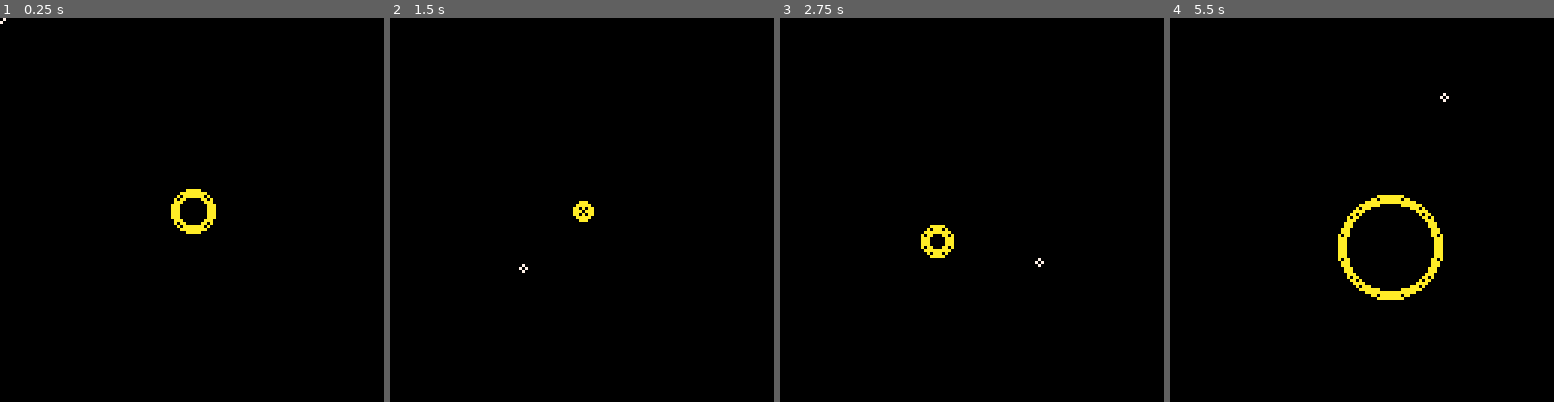
Above: before the commit, frames 1-4 (left to right).
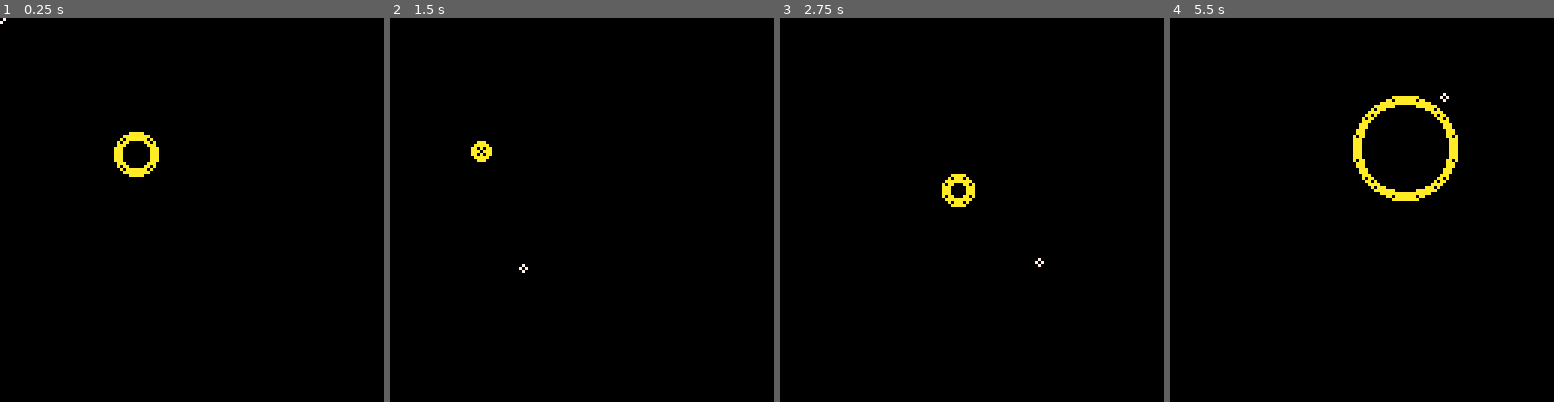
Above: after the commit, the same moments.

Repository: Alfie-Edwards/LoopHole
Game: PICO-8 cartridge loop.p8
Two runs of this game, one before a commit and one after it. Both use one fixed random seed, a clock stepped at 60 frames per second and the inputs below.
Inputs (mouse positions are in pixels of both pictures, inside the frame that each line leads up to):
- Up to frame 1 (0.25 s): no input
- Up to frame 2 (1.5 s): tap O (Z key) at 0.33, 0.7, 1.43 s; click (459, 121) at 0.67 s; tap X (X key) at 1.07 s; click (520, 267) at 1.22 s
- Up to frame 3 (2.75 s): click (975, 114) at 1.77 s; hold Left 1.97-2.37 s; tap X (X key) at 2.07, 2.4, 2.73 s; tap O (Z key) at 2.22 s; click (1037, 259) at 2.32 s; hold Down from 2.42 s (still down)
- Up to frame 4 (5.5 s): release Down at 2.82 s; click (1492, 106) at 2.87 s; hold Right 2.87-3.53 s; tap X (X key) every 0.33 s from 3.07 to 5.4 s; tap O (Z key) at 3.1, 3.98, 4.87 s; click (1254, 256) at 3.42 s; hold Up 3.58-4.08 s; click (1315, 102) at 3.97 s; hold Right 4.13-4.53 s; click (1381, 248) at 4.52 s; hold Down 4.58-5.08 s; click (1442, 94) at 5.07 s; hold Left from 5.13 s (still down)

The runs differ from the first frame. In frame 1, 1.2% of the frame differs, in the area x 29-57%, y 29-57%; in frame 2, 0.4%; in frame 3, 0.8%; in frame 4, 3.2%, in the area x 43-75%, y 20-74%.

Commit message:
Add basic mouse control

Diff:
--- a/loop.p8
+++ b/loop.p8
@@ -24,10 +24,17 @@
 function _update()
 	update_mouse()
 
-	if (btn(0)) then loop.x = loop.x - 1 end
-	if (btn(1)) then loop.x = loop.x + 1 end
-	if (btn(2)) then loop.y = loop.y - 1 end
-	if (btn(3)) then loop.y = loop.y + 1 end
+	local mdx = mouse.x - loop.x
+	local mdy = mouse.y - loop.y
+	local md = sqrt(mdx * mdx + mdy * mdy)
+	local loop_speed = md * sqrt(loop.r) / 64
+	if md < loop_speed then
+		loop.x = mouse.x
+		loop.y = mouse.y
+	else
+		loop.x = loop.x + mdx * (loop_speed / md)
+		loop.y = loop.y + mdy * (loop_speed / md)
+	end
 	if (btn(4)) then loop.r = loop.r - 1 end
 	if (btn(5)) then loop.r = loop.r + 1 end
 
